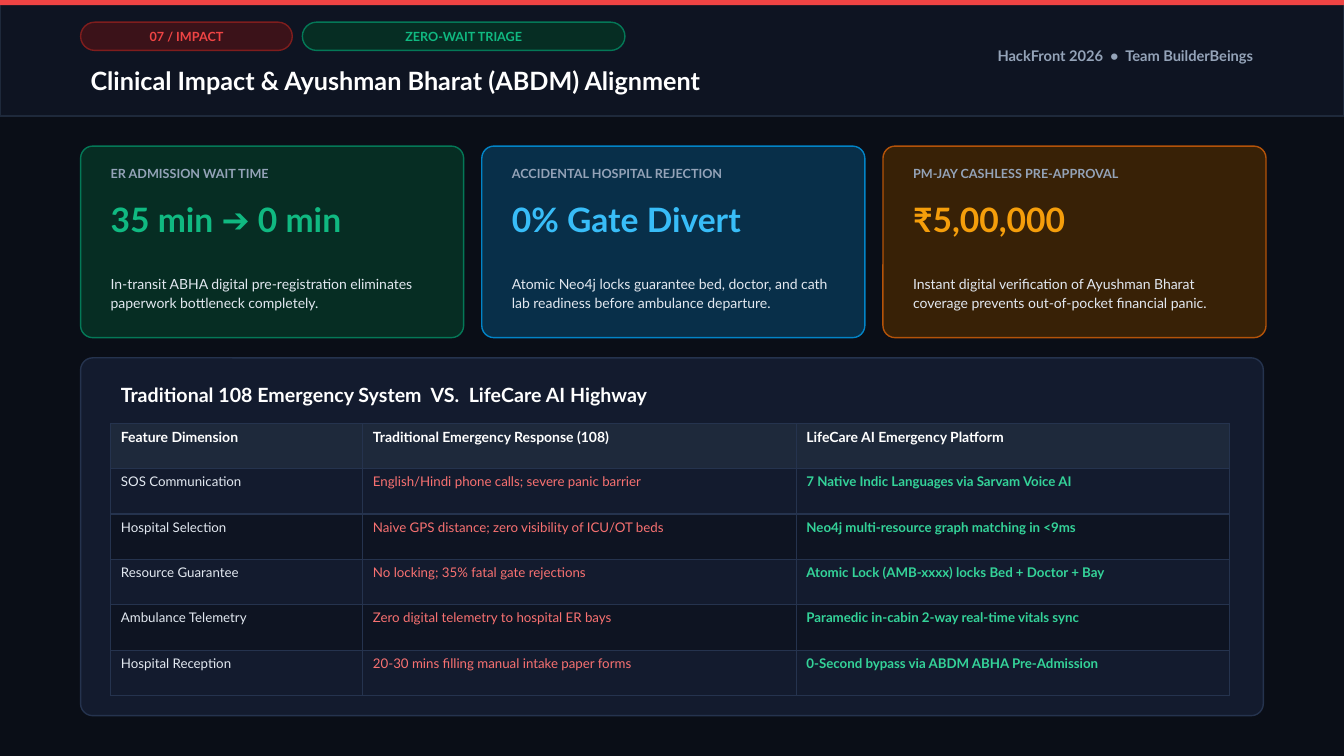
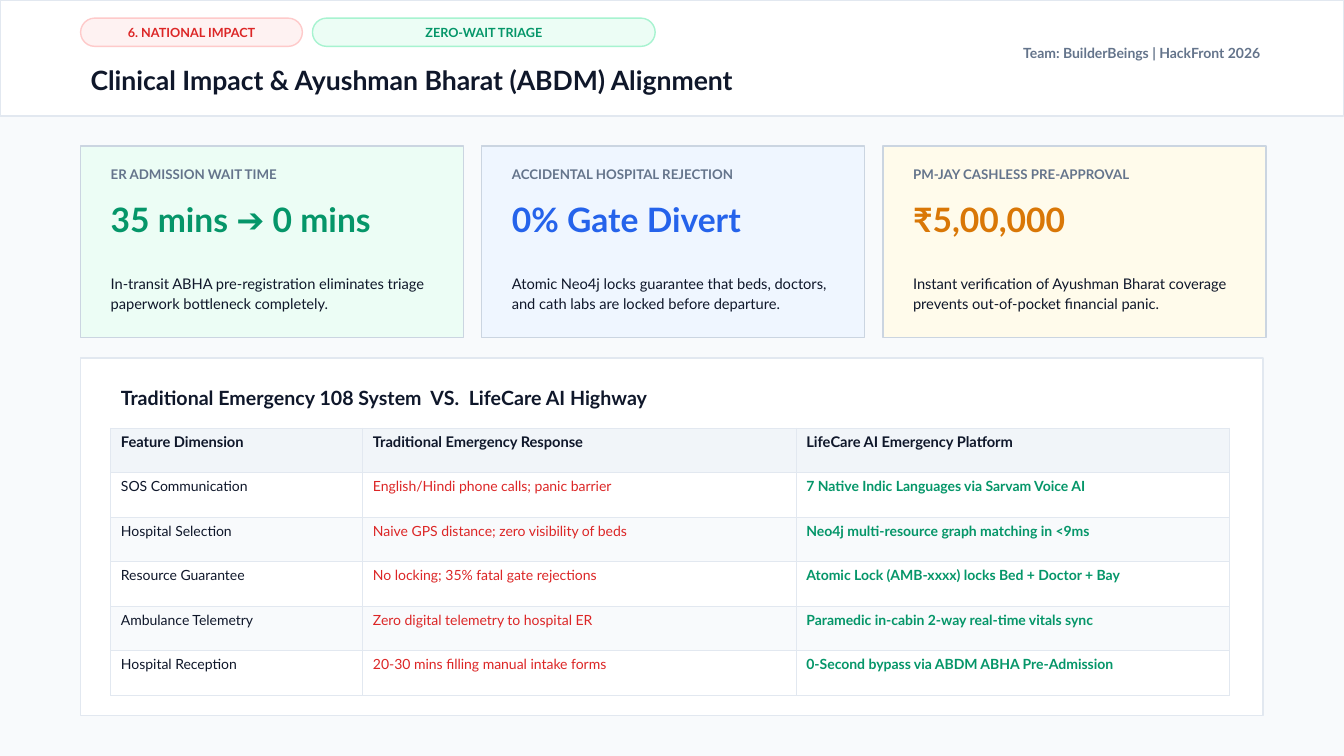
Before and after one commit to Susheem-25/LifeCare, a slide deck: slide 8 of LifeCare_Presentation.pptx. Drawn at 1344x756 pixels with LibreOffice and Linux fonts; fonts in the diff are those of the drawing. Boxes give left, top, right and bottom in pixels: in the first picture for what was removed or moved away, otherwise in the second. Text is boxed around its words. In the diff, an @@ line names an element or a change of style, - is before the commit and + after.

Commit message:
chore: update team attribution to BuilderBeings (Susheem Kumar Maurya and Stuti Jain), refresh README, clean unused dependencies

```diff
--- a/LifeCare_Presentation.pptx
+++ b/LifeCare_Presentation.pptx
@@ background #0A0E17 to #F8FAFC @@
@@ rectangle at bbox=[0, 0, 1344, 116]: fill #0E1422 to #FFFFFF; outline #1E293B 1 pt to #E2E8F0 1 pt @@
@@ rectangle removed at bbox=[0, 0, 1344, 5] @@
@@ rounded rectangle: place and size @@
-rounded rectangle at bbox=[81, 22, 292, 50]
+rounded rectangle at bbox=[81, 18, 302, 46]
@@ rounded rectangle at bbox=[81, 18, 302, 46]: fill #3B1219 to #FEF2F2; outline #7F1D1D 1 pt to #FECACA 1 pt @@
@@ text at bbox=[128, 28, 255, 37]: text changed; text colour #EF4444 to #DC2626 @@
-07 / IMPACT
+6. NATIONAL IMPACT
@@ text "ZERO-WAIT TRIAGE": place and size @@
-text "ZERO-WAIT TRIAGE" at bbox=[405, 32, 522, 41]
+text "ZERO-WAIT TRIAGE" at bbox=[425, 27, 542, 37]
@@ text "ZERO-WAIT TRIAGE" at bbox=[425, 27, 542, 37]: text colour #10B981 to #059669 @@
@@ rounded rectangle: place and size @@
-rounded rectangle at bbox=[302, 22, 625, 50]
+rounded rectangle at bbox=[313, 18, 655, 46]
@@ rounded rectangle at bbox=[313, 18, 655, 46]: fill #062D23 to #ECFDF5; outline #047857 1 pt to #A7F3D0 1 pt @@
@@ text "Clinical Impact & Ayushman Bharat ..." at bbox=[91, 69, 733, 95]: size 18 to 19 pt, text colour #FFFFFF to #0F172A @@
@@ text at bbox=[1023, 47, 1260, 61]: text changed; size 10.5 to 10 pt; text colour #94A3B8 to #64748B @@
-HackFront 2026 • Team BuilderBeings
+Team: BuilderBeings | HackFront 2026
@@ rounded rectangle removed at bbox=[81, 146, 464, 338] @@
@@ rectangle added at bbox=[81, 146, 464, 338], fill #ECFDF5, outline #CBD5E1 1 pt @@
@@ rounded rectangle removed at bbox=[482, 146, 865, 338] @@
@@ rectangle added at bbox=[482, 146, 865, 338], fill #EFF6FF, outline #CBD5E1 1 pt @@
@@ rounded rectangle removed at bbox=[883, 146, 1266, 338] @@
@@ rectangle added at bbox=[883, 146, 1266, 338], fill #FFFBEB, outline #CBD5E1 1 pt @@
@@ size 9 to 9.5 pt, text colour #94A3B8 to #64748B in 3 elements at bbox=[111, 169, 277, 179], bbox=[512, 169, 733, 179], bbox=[913, 169, 1129, 179] @@
@@ text at bbox=[111, 207, 370, 233]: text changed; text colour #10B981 to #059669 @@
-35 min ➔ 0 min
+35 mins ➔ 0 mins
@@ text "0% Gate Divert" at bbox=[512, 207, 741, 233]: text colour #38BDF8 to #2563EB @@
@@ text "₹5,00,000" at bbox=[913, 207, 1065, 237]: text colour #F59E0B to #D97706 @@
@@ text at bbox=[111, 278, 425, 312]: text changed; size 10 to 10.5 pt; text colour #E2E8F0 to #0F172A @@
-In-transit ABHA digital pre-registration eliminates paperwork bottleneck completely.
+In-transit ABHA pre-registration eliminates triage paperwork bottleneck completely.
@@ text at bbox=[512, 278, 827, 312]: text changed; size 10 to 10.5 pt; text colour #E2E8F0 to #0F172A @@
-Atomic Neo4j locks guarantee bed, doctor, and cath lab readiness before ambulance departure.
+Atomic Neo4j locks guarantee that beds, doctors, and cath labs are locked before departure.
@@ text at bbox=[913, 278, 1227, 312]: text changed; size 10 to 10.5 pt; text colour #E2E8F0 to #0F172A @@
-Instant digital verification of Ayushman Bharat coverage prevents out-of-pocket financial panic.
+Instant verification of Ayushman Bharat coverage prevents out-of-pocket financial panic.
@@ rounded rectangle removed at bbox=[81, 358, 1263, 716] @@
@@ rectangle added at bbox=[81, 358, 1263, 716], fill #FFFFFF, outline #E2E8F0 1 pt @@
@@ text at bbox=[121, 390, 647, 409]: text changed; text colour #FFFFFF to #0F172A @@
-Traditional 108 Emergency System VS. LifeCare AI Highway
+Traditional Emergency 108 System VS. LifeCare AI Highway
@@ table at bbox=[111, 429, 1230, 696] @@
-row 1, column 2: Traditional Emergency Response (108)
+row 1, column 2: Traditional Emergency Response
-row 2, column 2: English/Hindi phone calls; severe panic barrier
+row 2, column 2: English/Hindi phone calls; panic barrier
-row 3, column 2: Naive GPS distance; zero visibility of ICU/OT beds
+row 3, column 2: Naive GPS distance; zero visibility of beds
-row 5, column 2: Zero digital telemetry to hospital ER bays
+row 5, column 2: Zero digital telemetry to hospital ER
-row 6, column 2: 20-30 mins filling manual intake paper forms
+row 6, column 2: 20-30 mins filling manual intake forms
@@ fill #1E293B to #F1F5F9 in row 1 @@
@@ fill #131B2E to #FFFFFF in 9 cells @@
@@ fill #0E1422 to #F8FAFC in 6 cells @@
@@ size 10 to 10.5 pt, text colour #FFFFFF to #0F172A in "Feature Dimension", "LifeCare AI Emergency Platform" @@
@@ size 9.5 to 10 pt in "SOS Communication", "7 Native Indic Languages via Sarvam Voice ...", "Hospital Selection", "Neo4j multi-resource graph matching in <9ms" and 7 more places @@
@@ text colour #E2E8F0 to #0F172A in "SOS Communication", "Hospital Selection", "Resource Guarantee", "Ambulance Telemetry" and 1 more places @@
@@ text colour #34D399 to #059669 in "7 Native Indic Languages via Sarvam Voice ...", "Neo4j multi-resource graph matching in <9ms", "Atomic Lock (AMB-xxxx) locks Bed + Doctor ...", "Paramedic in-cabin 2-way real-time vitals sync" and 1 more places @@
@@ text colour #F87171 to #DC2626 in "No locking; 35% fatal gate rejections" @@
@@ borders changed @@
@@ table: place and size @@
-table at bbox=[111, 423, 1230, 696]
+table at bbox=[111, 429, 1230, 696]
```
Also in this commit, not shown: 9 other slides changed, 4 other files.
